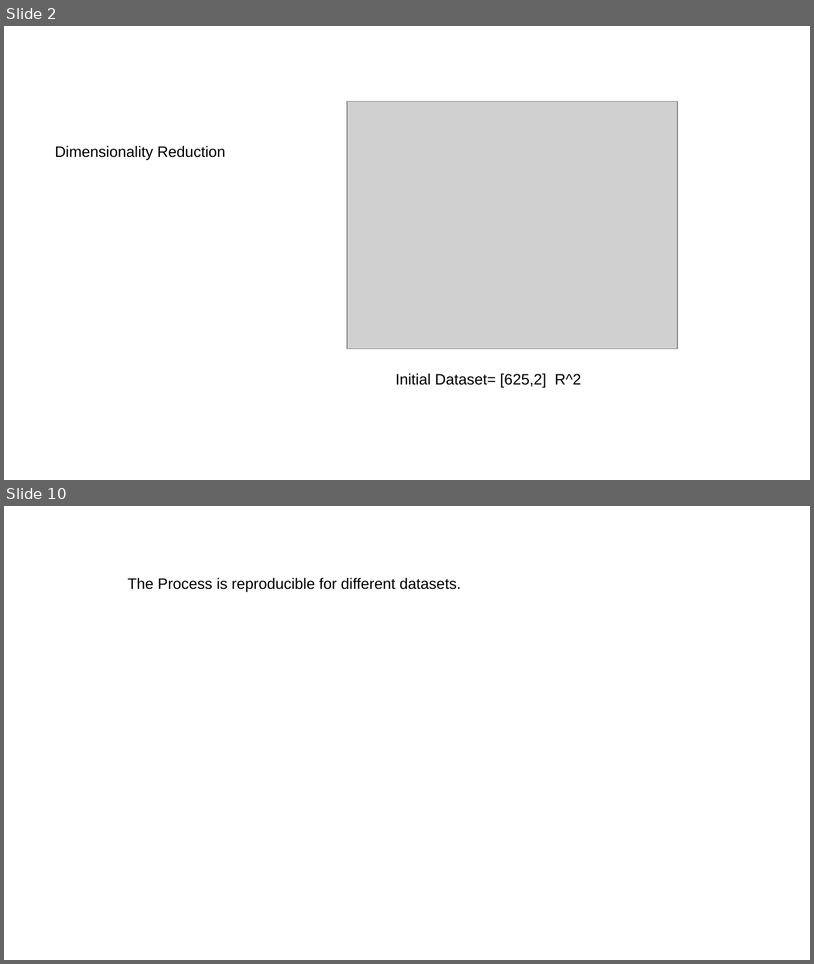
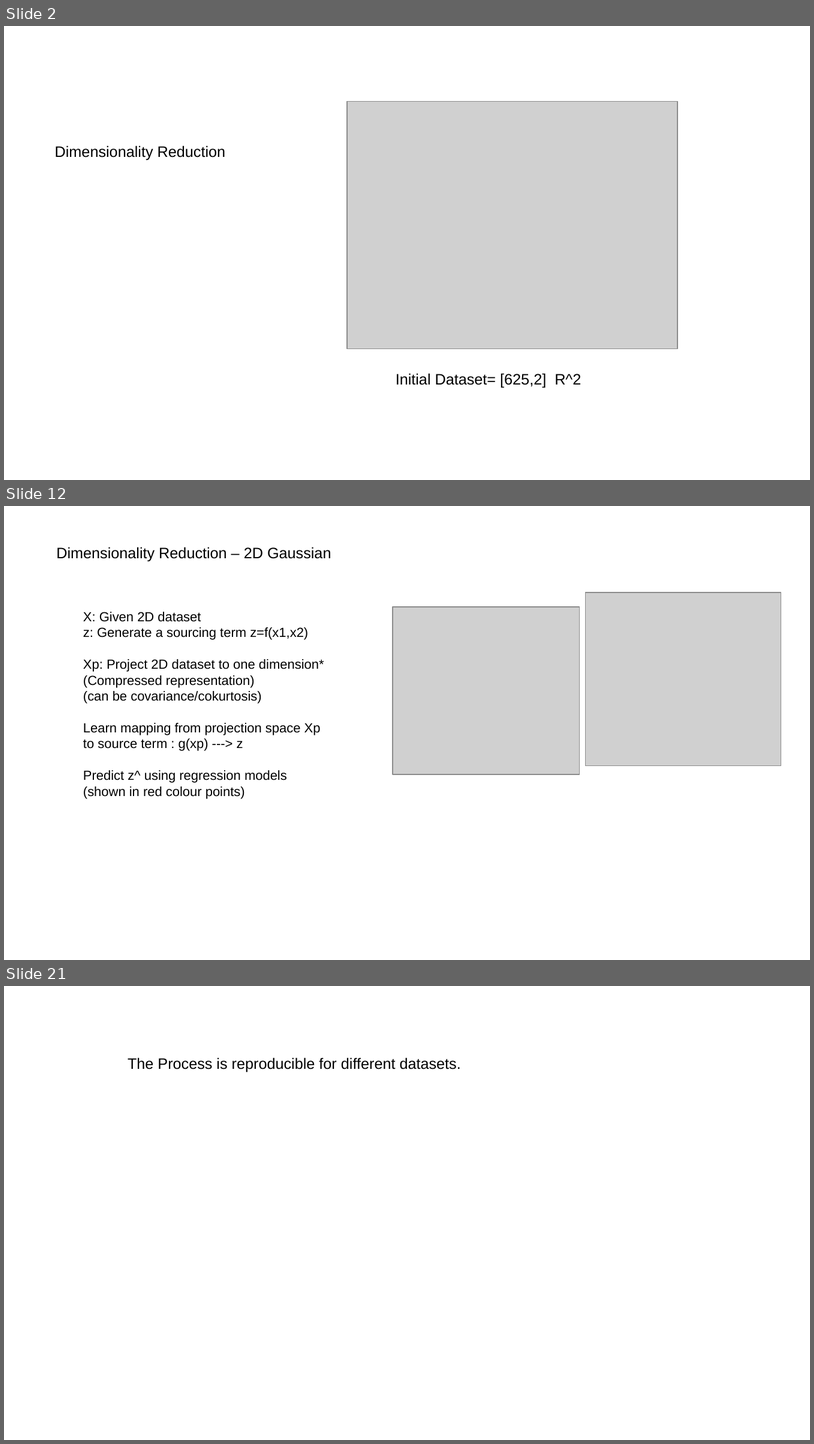
Before and after one commit to kulkarnisp/dim-red, a slide deck: backups/present/dimRed.pptx. Shown one above the other, each under a label of ours: slides 2 and 10 before the commit, slides 2, 12 and 21 after it; the slides between them are not shown. The pictures are 814x964 and 814x1444 pixels, drawn with LibreOffice and Linux fonts; fonts in the diff are those of the drawing; grey boxes stand for pictures. Boxes give left, top, right and bottom in pixels: in the first picture for what was removed or moved away, otherwise in the second. Text is boxed around its words. In the diff, an @@ line names an element or a change of style, - is before the commit and + after.

```diff
--- a/backups/present/dimRed.pptx
+++ b/backups/present/dimRed.pptx
@@ slide 12 added at [4,506,810,960], background #FFFFFF @@
@@ text added at [56,547,332,561], 14.9 pt, text #000000 @@
+Dimensionality Reduction – 2D Gaussian
@@ picture added at [586,592,782,766] @@
@@ text added at [83,612,324,799], 13 pt, text #000000 @@
+X: Given 2D dataset
+z: Generate a sourcing term z=f(x1,x2)
+Xp: Project 2D dataset to one dimension*
+(Compressed representation)
+(can be covariance/cokurtosis)
+Learn mapping from projection space Xp
+to source term : g(xp) ---> z
+Predict z^ using regression models
+(shown in red colour points)
@@ picture added at [393,607,580,775] @@
@@ what was slide 10 is now slide 21 @@
```
Also in this commit, not shown: 8 slides changed, 10 other slides added, 6 slides removed, 10 other files.
